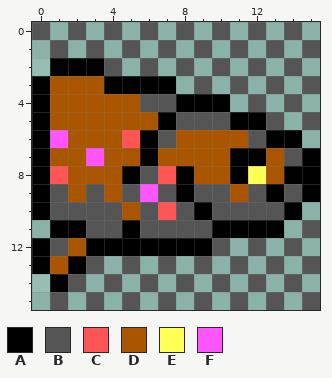
Pixel-art file -- resources/sprites/original/inventory/inventory-truit.ase. That is the earlier state.
16x16 pixels, 1 frame.
Palette (. is transparent): A #000000  B #555555  C #ff5555  D #aa5500  E #ffff55  F #ff55ff
Pixels before, first column x 0:
 0 B.B.B.B.B.B.B.B.
 1 .B.B.B.B.B.B.B.B
 2 .AAAB.B.B.B.B.B.
 3 ADDDAAAA.B.B.B.B
 4 ADDDDDBBAAA.B.B.
 5 ADDDDDDABBBAAB.B
 6 AFDDDCABDDDDBAA.
 7 ADDFDDADDDDAADBA
 8 ACDDDABCADDAEDAA
 9 ABDBDBFBABBDBABA
10 ABBBBDBCBABBBBA.
11 .AABBABBBBAAAA.B
12 ABDAAAAAAAB.B.B.
13 ADAB.B.B.B.B.B.B
14 .AB.B.B.B.B.B.B.
15 .B.B.B.B.B.B.B.B
New version:
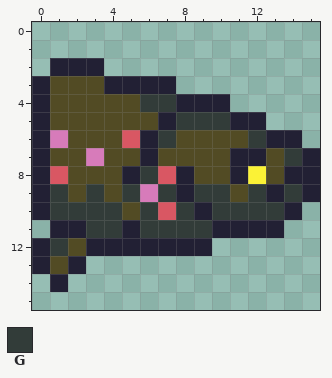
Colours new in this view: G #323c39
Edits made:
colour A: #000000 -> #222034
colour C: #ff5555 -> #d95763
colour D: #aa5500 -> #524b24
colour E: #ffff55 -> #fbf236
colour F: #ff55ff -> #d77bba
y 0: x 0 B -> .; x 2 B -> .; x 4 B -> .; x 6 B -> .; x 8 B -> .; x 10 B -> .; x 12 B -> .; x 14 B -> .
y 1: x 1 B -> .; x 3 B -> .; x 5 B -> .; x 7 B -> .; x 9 B -> .; x 11 B -> .; x 13 B -> .; x 15 B -> .
y 2: x 4 B -> .; x 6 B -> .; x 8 B -> .; x 10 B -> .; x 12 B -> .; x 14 B -> .
y 3: x 9 B -> .; x 11 B -> .; x 13 B -> .; x 15 B -> .
y 4: x 6..7 BB -> GG; x 12 B -> .; x 14 B -> .
y 5: x 8..10 BBB -> GGG; x 13 B -> .; x 15 B -> .
y 6: x 7 B -> G; x 12 B -> G
y 7: x 14 B -> G
y 8: x 6 B -> G
y 9: x 1 B -> G; x 3 B -> G; x 5 B -> G; x 7 B -> G; x 9..10 BB -> GG; x 12 B -> G; x 14 B -> G
y 10: x 1..4 BBBB -> GGGG; x 6 B -> G; x 8 B -> G; x 10..13 BBBB -> GGGG
y 11: x 3..4 BB -> GG; x 6..9 BBBB -> GGGG; x 15 B -> .
y 12: x 1 B -> G; x 10 B -> .; x 12 B -> .; x 14 B -> .
y 13: x 3 B -> .; x 5 B -> .; x 7 B -> .; x 9 B -> .; x 11 B -> .; x 13 B -> .; x 15 B -> .
y 14: x 2 B -> .; x 4 B -> .; x 6 B -> .; x 8 B -> .; x 10 B -> .; x 12 B -> .; x 14 B -> .
y 15: x 1 B -> .; x 3 B -> .; x 5 B -> .; x 7 B -> .; x 9 B -> .; x 11 B -> .; x 13 B -> .; x 15 B -> .
